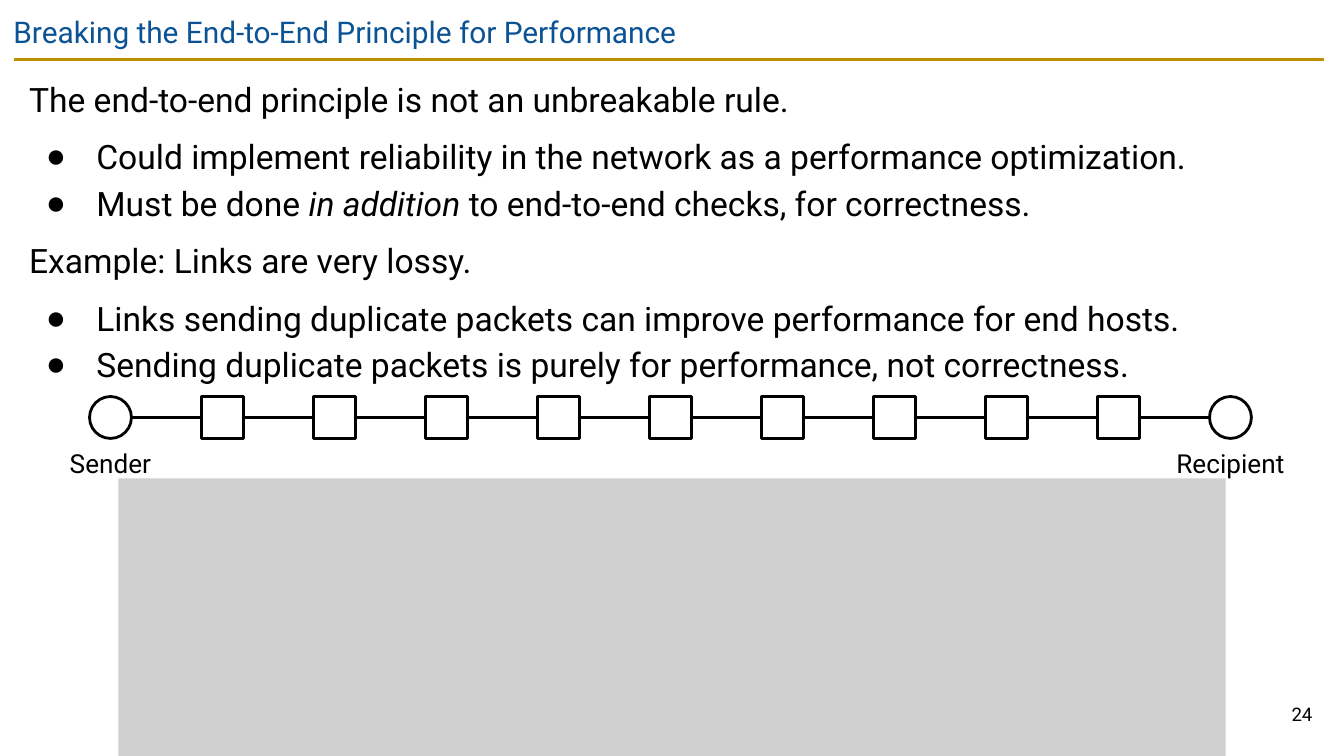
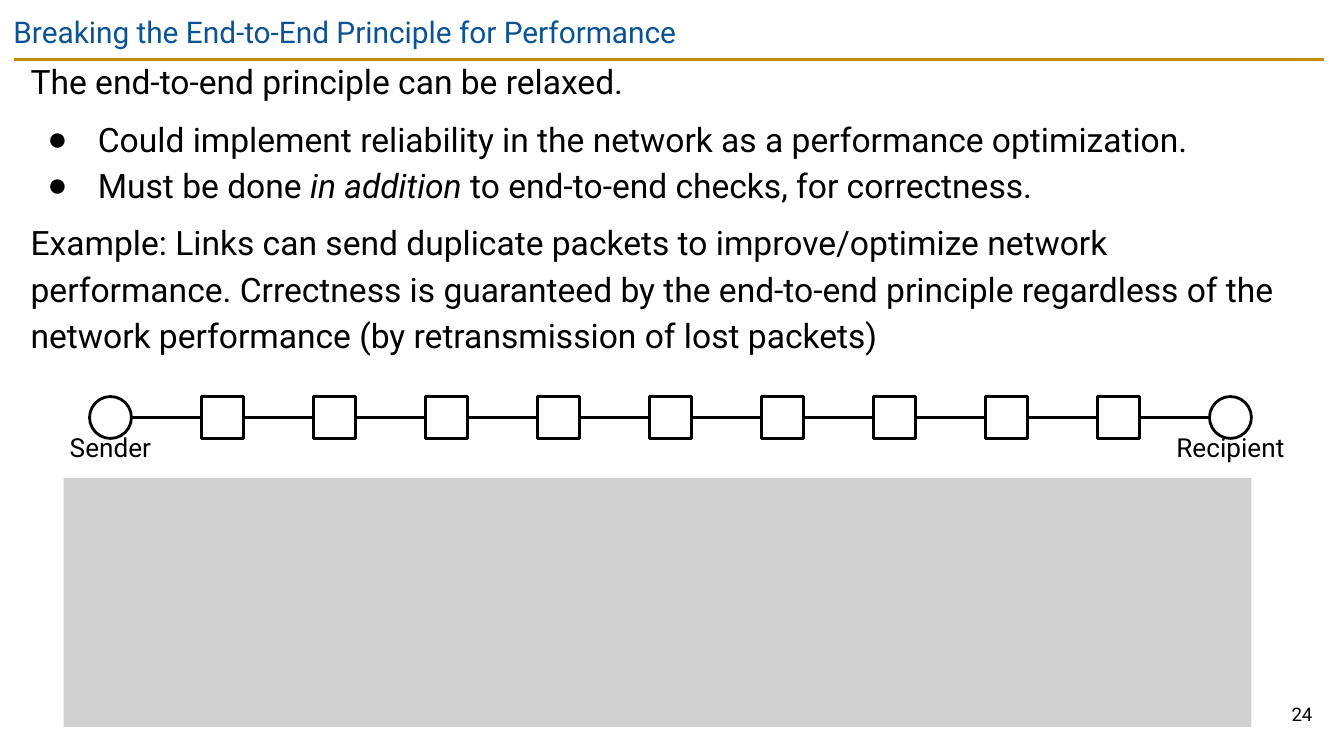
Before and after one commit to guhofstra/CSC175Sp26, a slide deck: slide 24 of PPTs/Lecture 2 - Internet Design Principles.pptx. Drawn at 1344x756 pixels with LibreOffice and Linux fonts; fonts in the diff are those of the drawing; grey boxes stand for pictures. Boxes give left, top, right and bottom in pixels: in the first picture for what was removed or moved away, otherwise in the second. Text is boxed around its words. In the diff, an @@ line names an element or a change of style, - is before the commit and + after.

```diff
--- a/PPTs/Lecture 2 - Internet Design Principles.pptx
+++ b/PPTs/Lecture 2 - Internet Design Principles.pptx
@@ 3 texts: place and size @@
-3 texts at box(29, 86, 1284, 479)
+3 texts at box(31, 68, 1284, 463)
@@ text at box(31, 68, 623, 101): text changed @@
-The end-to-end principle is not an unbreakable rule.
+The end-to-end principle can be relaxed.
@@ text at box(31, 229, 1273, 356): text changed @@
-Example: Links are very lossy.
-● Links sending duplicate packets can improve performance for end hosts.
-● Sending duplicate packets is purely for performance, not correctness.
+Example: Links can send duplicate packets to improve/optimize network performance. Crrectness is guaranteed by the end-to-end principle regardless of the network performance (by retransmission of lost packets)
@@ picture: place and size @@
-picture at box(118, 478, 1226, 756)
+picture at box(63, 478, 1251, 727)
```
Also in this commit, not shown: 33 other files.
